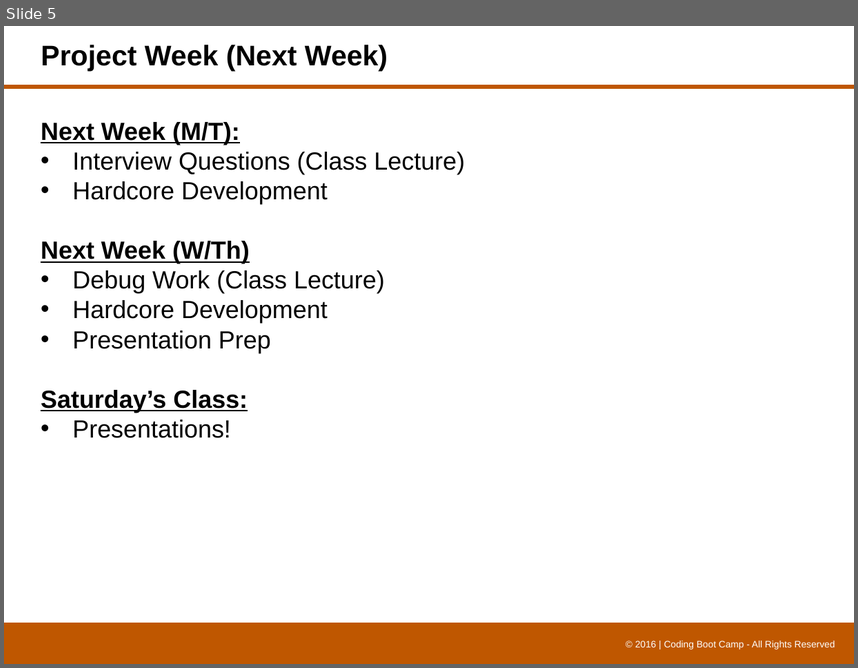
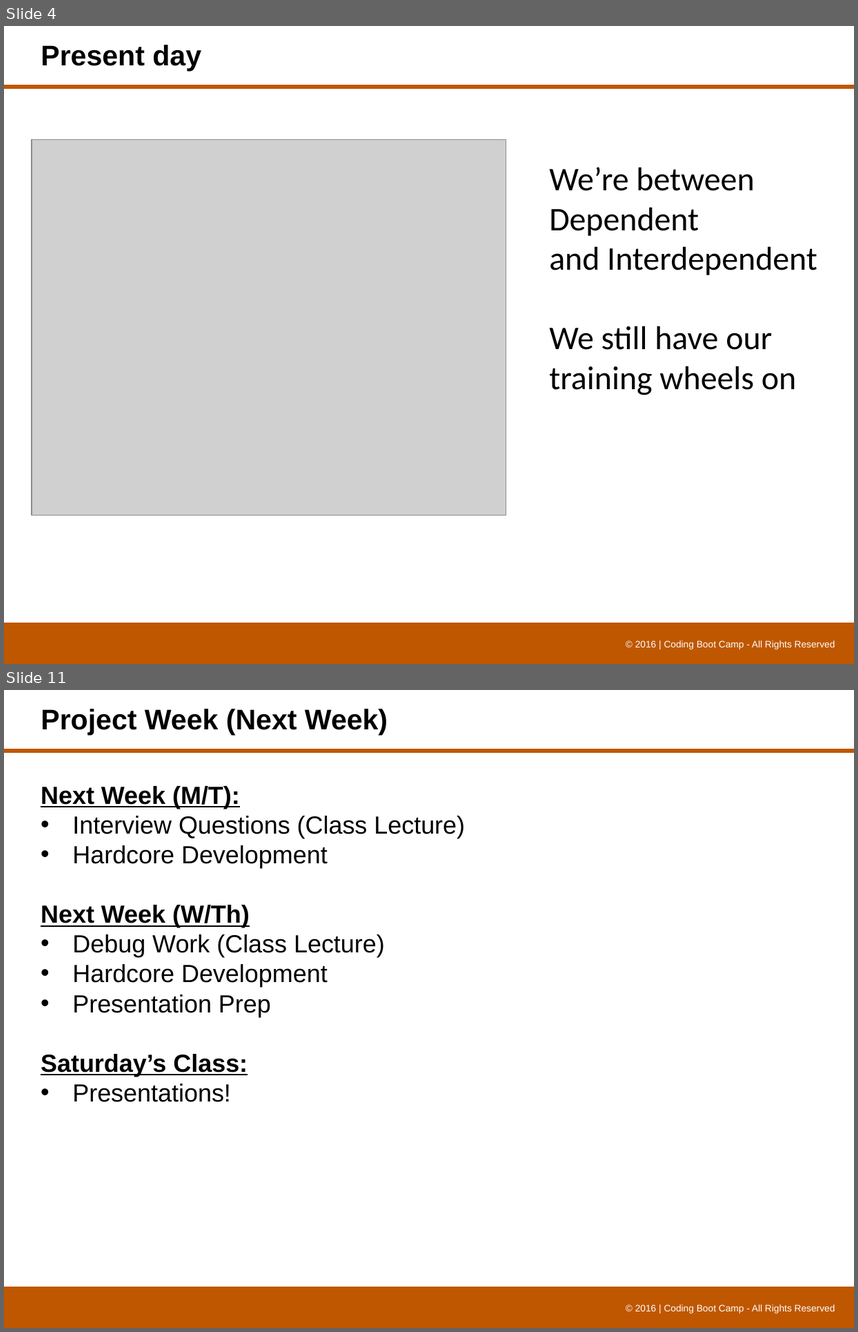
Before and after one commit to threecs/camp, a slide deck: 0419-tth-class-content/08-api-project/8.1/UT-API_Project_Week_1.pptx. Shown one above the other, each under a label of ours: slide 5 before the commit, slides 4 and 11 after it; the slides between them are not shown. The pictures are 858x668 and 858x1332 pixels, drawn with LibreOffice and Linux fonts; fonts in the diff are those of the drawing; grey boxes stand for pictures; background and template pictures are left out. Boxes give left, top, right and bottom in pixels: in the first picture for what was removed or moved away, otherwise in the second. Text is boxed around its words. In the diff, an @@ line names an element or a change of style, - is before the commit and + after.

```diff
--- a/0419-tth-class-content/08-api-project/8.1/UT-API_Project_Week_1.pptx
+++ b/0419-tth-class-content/08-api-project/8.1/UT-API_Project_Week_1.pptx
@@ slide 4 added at (x1=4, y1=26, x2=854, y2=664), background #FFFFFF; not listed: 3 template elements that a slide beside it also shows @@
@@ title added at (x1=41, y1=45, x2=201, y2=71), 24 pt, text #000000, bold @@
+Present day
@@ picture added at (x1=31, y1=139, x2=506, y2=515) @@
@@ text added at (x1=549, y1=167, x2=818, y2=395), 28 pt, text #000000 @@
+We’re between
+Dependent
+and Interdependent
+We still have our
+training wheels on
@@ what was slide 5 is now slide 11 @@
```
Also in this commit, not shown: 1 slide changed, 8 other slides added, 4 slides removed, 21 other files.
